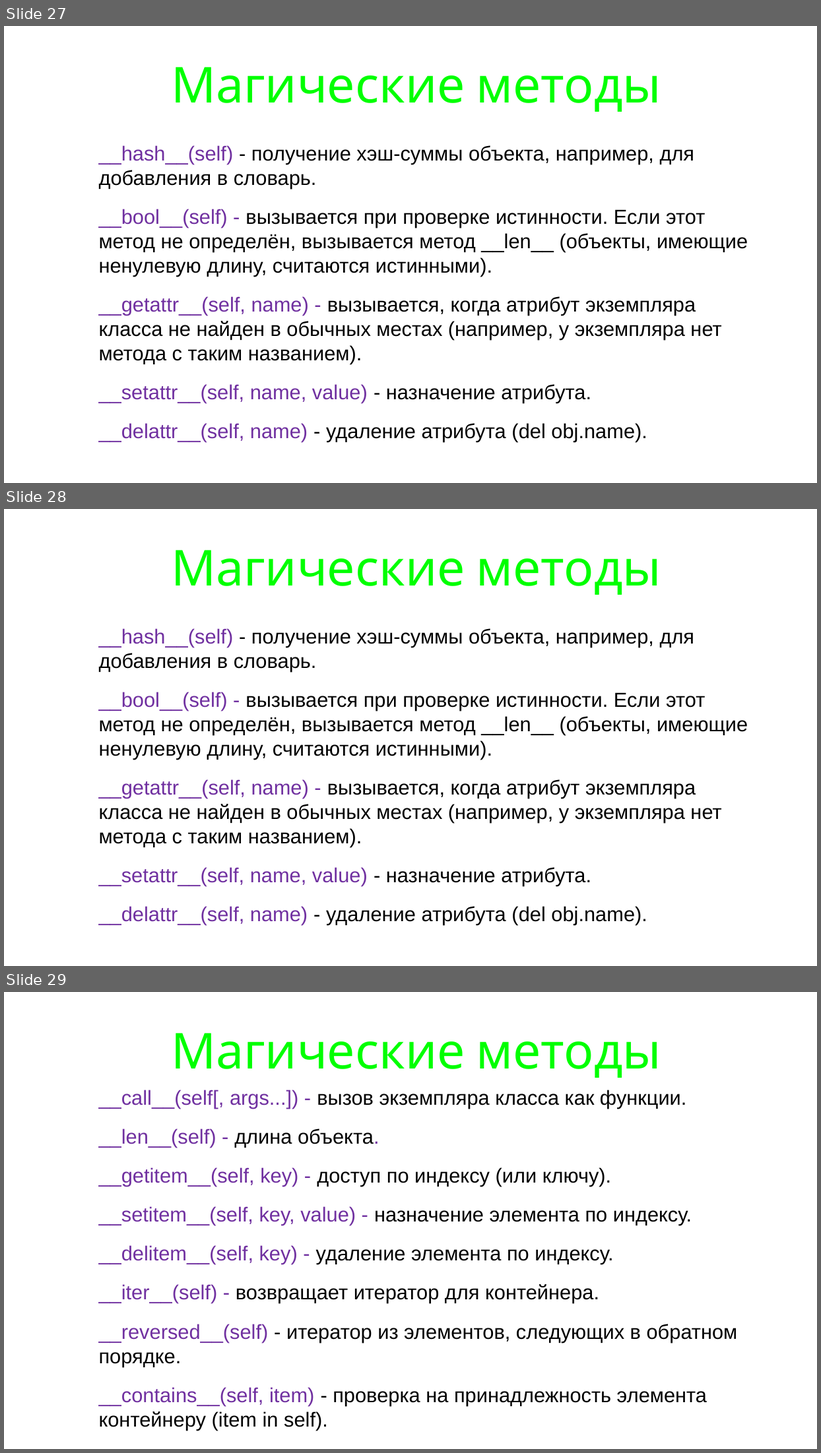
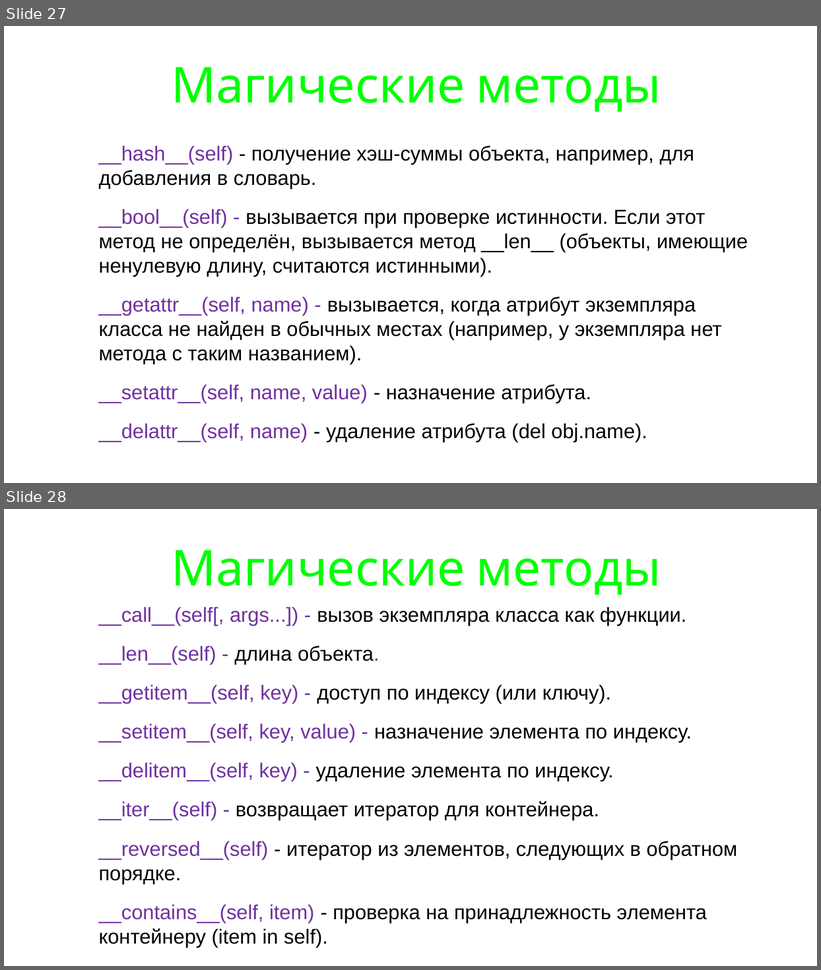
Before and after one commit to maxchv/LearnPython, a slide deck: week08/oop.pptx. Shown one above the other, each under a label of ours: slides 27, 28 and 29 before the commit, slides 27 and 28 after it. The pictures are 821x1453 and 821x970 pixels, drawn with LibreOffice and Linux fonts; fonts in the diff are those of the drawing. Boxes give left, top, right and bottom in pixels: in the first picture for what was removed or moved away, otherwise in the second. Text is boxed around its words. In the diff, an @@ line names an element or a change of style, - is before the commit and + after.

Commit message:
removed errors

```diff
--- a/week08/oop.pptx
+++ b/week08/oop.pptx
@@ slide 28 removed at (4,509,817,966), background #FFFFFF @@
@@ title removed at (171,550,662,595) @@
-Магические методы
@@ text removed at (99,628,748,925) @@
-__hash__(self) - получение хэш-суммы объекта, например, для добавления в словарь.
-__bool__(self) - вызывается при проверке истинности. Если этот метод не определён, вызывается метод __len__ (объекты, имеющие ненулевую длину, считаются истинными).
-__getattr__(self, name) - вызывается, когда атрибут экземпляра класса не найден в обычных местах (например, у экземпляра нет метода с таким названием).
-__setattr__(self, name, value) - назначение атрибута.
-__delattr__(self, name) - удаление атрибута (del obj.name).
@@ what was slide 29 is now slide 28 @@
```
